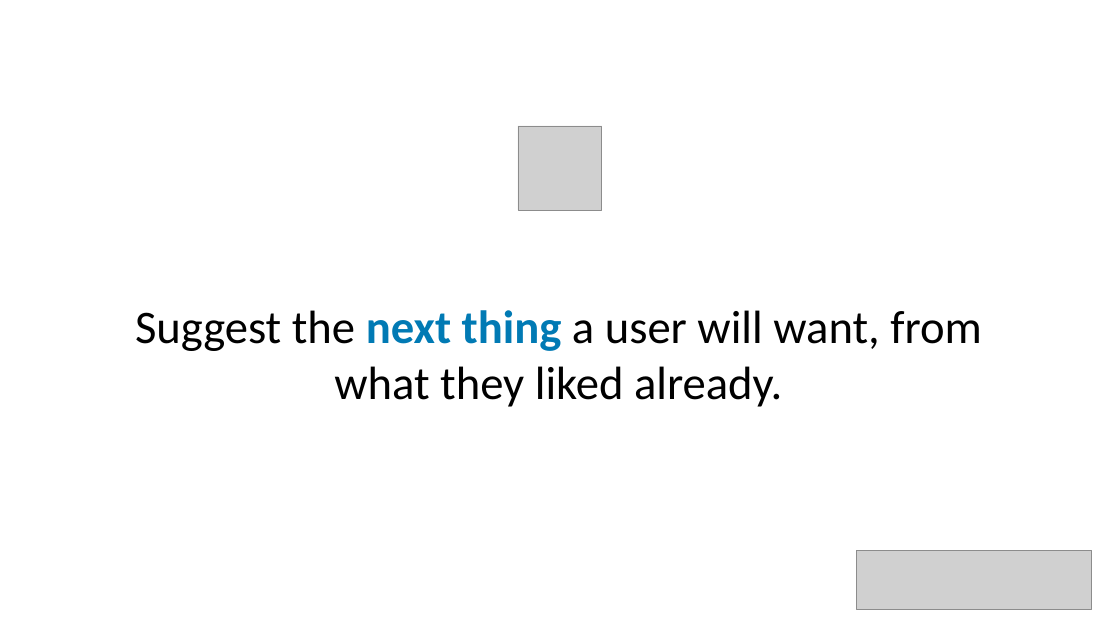
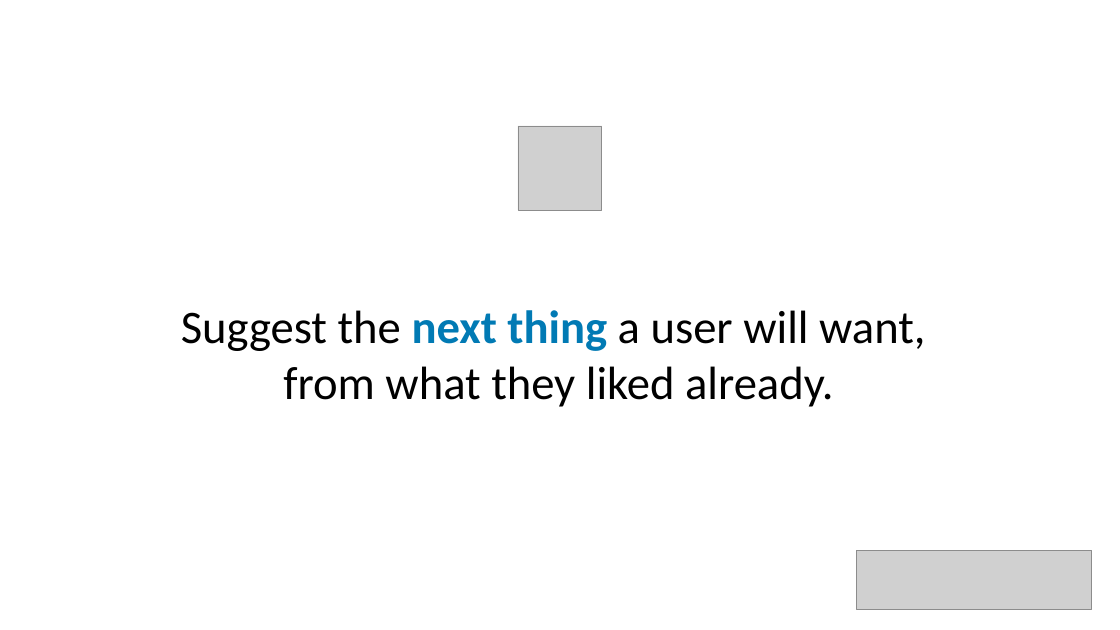
Before and after one commit to trailheadtechnology/10-ai-features-workshop, a slide deck: slide 30 of docs/slides/pptx/M2-finding.pptx (slide 36 before the commit). Drawn at 1120x630 pixels with LibreOffice and Linux fonts; fonts in the diff are those of the drawing; grey boxes stand for pictures. Boxes give left, top, right and bottom in pixels: in the first picture for what was removed or moved away, otherwise in the second. Text is boxed around its words. In the diff, an @@ line names an element or a change of style, - is before the commit and + after.

```diff
--- a/docs/slides/pptx/M2-finding.pptx
+++ b/docs/slides/pptx/M2-finding.pptx
@@ text at (x1=181, y1=310, x2=925, y2=407): text changed @@
-Suggest the next thing a user will want, from what they liked already.
+Suggest the next thing a user will want,
+from what they liked already.
```
Also in this commit, not shown: 10 other slides changed, 6 slides removed, 57 other files.
